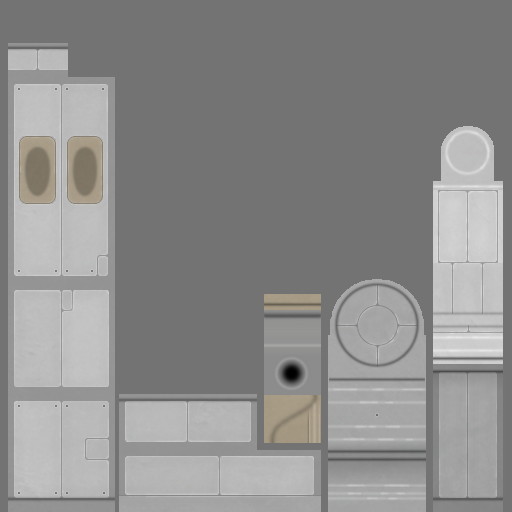
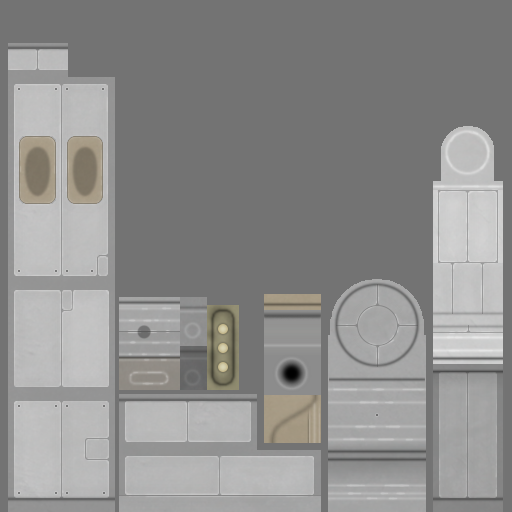
Layered file, before and after one edit (w=512, h=512). Changes by layer:
added layer "Arm Low" (50%) above "Arm High" over [180, 348, 207, 358]
added layer "Arm High" (25%) above "Cap Low" over [180, 355, 207, 388]
added layer "Cap Low" (50%) above "Cap High" over [180, 304, 207, 311]
added layer "Cap High" (1st of 2) (50%) above "Body Low 2" over [180, 308, 207, 341]
added layer "Body Low 2" (1st of 2) (30%) above "Body Low 1" over [136, 324, 152, 340]
added layer "Body Low 1" (1st of 2) above "Body High 2" over [119, 299, 180, 361]
added layer "Body High 2" (20%) above "Body High 1" over [128, 306, 172, 386]
added layer "Body High 1" (50%) above "Hue/Saturation 5" over [119, 302, 180, 387]
added group "Body" (1st of 4) (40%) with 2 layers above "Lamp Bulb" over [119, 329, 180, 334]
added layer "Body" (2nd of 4, in "Body") in group "Body" over [119, 331, 180, 332]
added layer "Body Higher" (1st of 2, in "Body") in group "Body" over [127, 329, 171, 334]
added layer "Lamp Bulb" above "Lamp Low 2" over [218, 324, 228, 372]
added layer "Lamp Low 2" (50%) above "Lamp Low 1" over [207, 305, 239, 391]
added layer "Lamp Low 1" above "Wear" over [209, 307, 237, 388]
added layer "Wear" (1st of 2) (20%) above "LES 1" over [119, 297, 239, 390]
added group "LES 1" with 47 layers above "B" over [119, 297, 239, 391]
moved "Body Low 2" (2nd of 2, in "LES 1") into group "LES 1" over [119, 297, 239, 391]
moved "Body" (3rd of 4, in "LES 1") into group "LES 1" over [119, 297, 239, 391]
moved "Wear" (2nd of 2, in "LES 1") into group "LES 1" over [119, 297, 239, 391]
painted on "B" over [119, 297, 239, 390]
